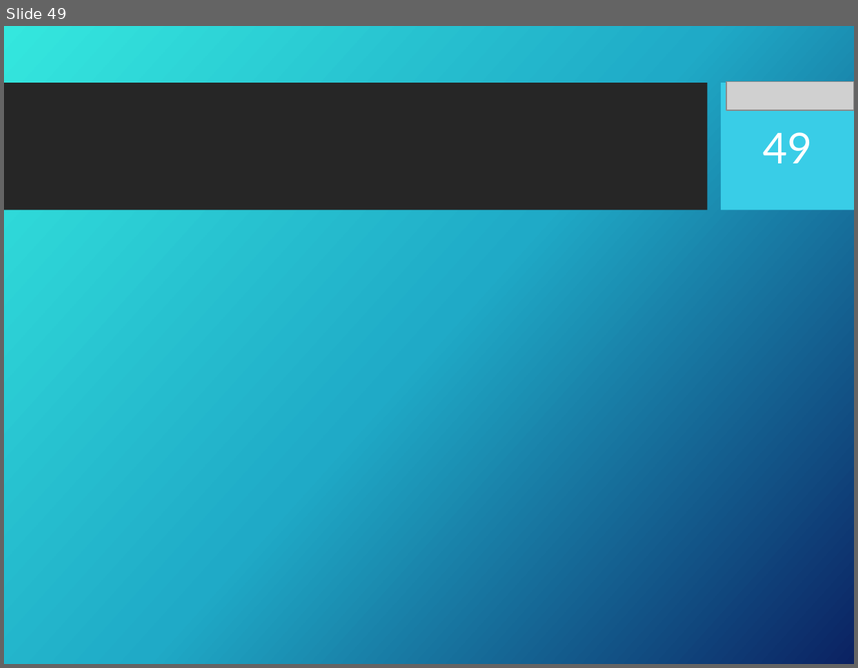
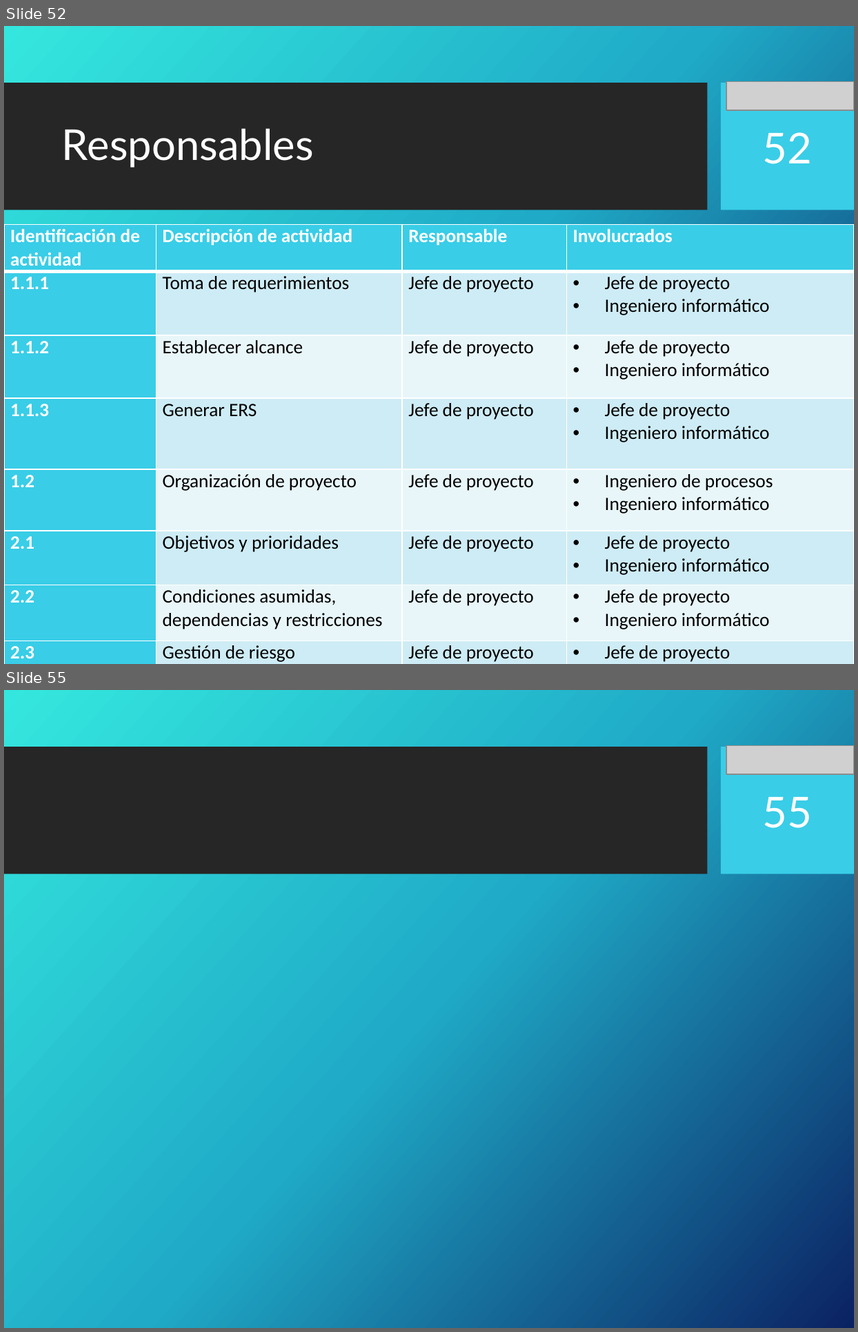
Before and after one commit to portafolio2016/hipocrates, a slide deck: docs/plan-de-proyecto/ppt-iteracion1.pptx. Shown one above the other, each under a label of ours: slide 49 before the commit, slides 52 and 55 after it; the slides between them are not shown. The pictures are 858x668 and 858x1332 pixels, drawn with LibreOffice and Linux fonts; fonts in the diff are those of the drawing; grey boxes stand for pictures; background and template pictures are left out. Boxes give left, top, right and bottom in pixels: in the first picture for what was removed or moved away, otherwise in the second. Text is boxed around its words. In the diff, an @@ line names an element or a change of style, - is before the commit and + after.

Commit message:
Agregado Estructura organizacional / Interfaces e interacciones / Responsables

```diff
--- a/docs/plan-de-proyecto/ppt-iteracion1.pptx
+++ b/docs/plan-de-proyecto/ppt-iteracion1.pptx
@@ slide 52 added at [4,26,854,664], background picture (left out); not listed: 2 template elements that a slide beside it also shows @@
@@ picture added at [726,82,854,111] @@
@@ title added at [62,128,314,167], 36 pt, text #FFFFFF @@
+Responsables
@@ page number added at [763,132,812,164], 36 pt, text #FFFFFF @@
+52
@@ table added at [4,224,854,664], 8 rows, 4 columns @@
+Identificación de actividad | Descripción de actividad | Responsable | Involucrados
+1.1.1 | Toma de requerimientos | Jefe de proyecto | Jefe de proyecto / Ingeniero informático
+1.1.2 | Establecer alcance | Jefe de proyecto | Jefe de proyecto / Ingeniero informático
+1.1.3 | Generar ERS | Jefe de proyecto | Jefe de proyecto / Ingeniero informático
+1.2 | Organización de proyecto | Jefe de proyecto | Ingeniero de procesos / Ingeniero informático
+2.1 | Objetivos y prioridades | Jefe de proyecto | Jefe de proyecto / Ingeniero informático
+2.2 | Condiciones asumidas, dependencias y restricciones | Jefe de proyecto | Jefe de proyecto / Ingeniero informático
+2.3 | Gestión de riesgo | Jefe de proyecto | Jefe de proyecto
@@ what was slide 49 is now slide 55 @@
@@ page number at [763,797,812,828]: text changed @@
-49
+55
```
Also in this commit, not shown: 7 other slides added.
